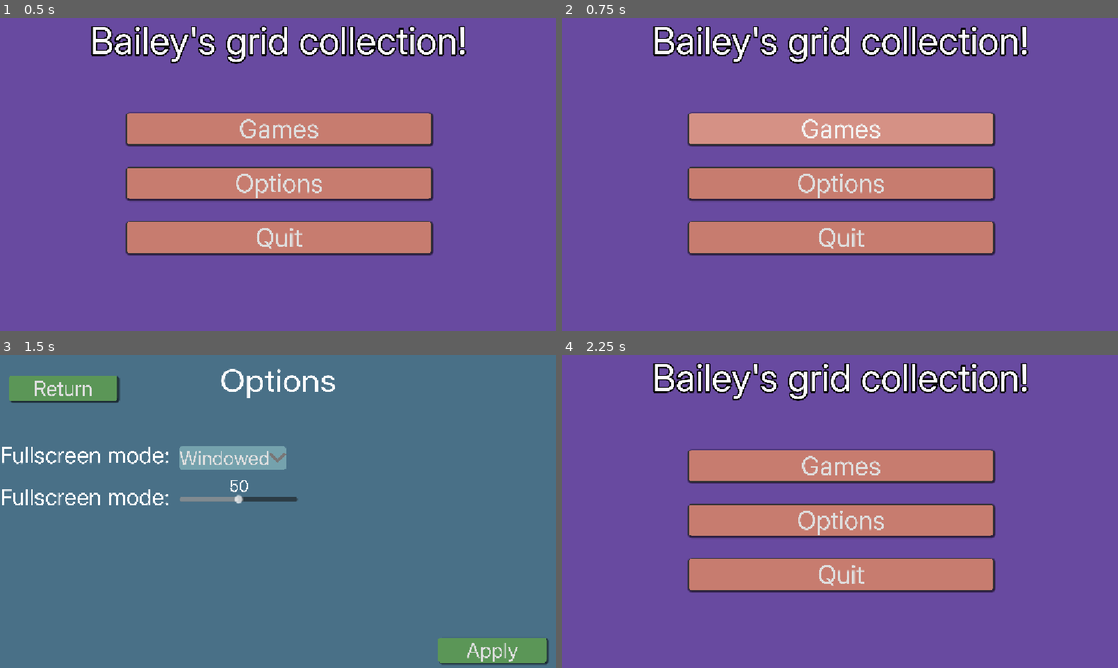
Above: before the commit, frames 1-4 (two rows, left to right).
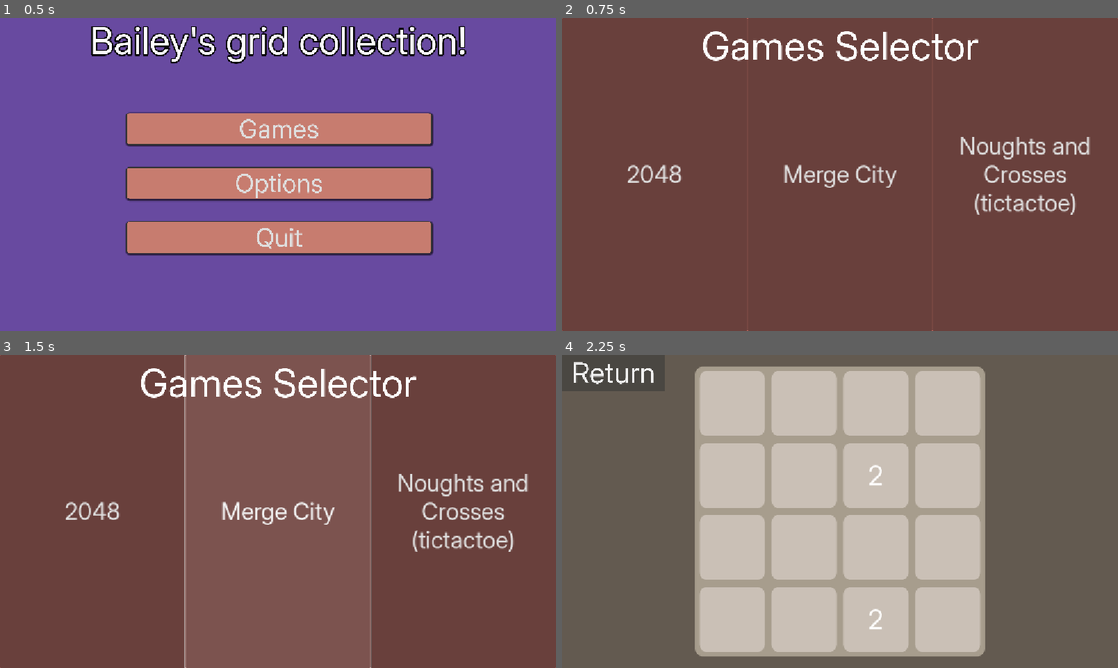
Above: after the commit, the same moments.

Repository: ItsbaileyX3525/baileys-grid-collection
Game: Godot game, scene res://Scenes/main_menu.tscn
The game is run twice, just before and just after one commit, with the same random seed, the same clock (stepped at 60 frames per second) and the same inputs.
Inputs (mouse positions are in pixels of both pictures, inside the frame that each line leads up to):
- Up to frame 1 (0.5 s): no input
- Up to frame 2 (0.75 s): click "Games" at 0.5 s
- Up to frame 3 (1.5 s): click (278, 520) at 1.25 s, where only the run before the commit has a clickable "Options"
- Up to frame 4 (2.25 s): click (623, 389) at 2 s, where only the run before the commit has a clickable "Return"

Frame 1 is identical in both runs. In frame 2, 100% of the frame differs, in the area x 0-100%, y 0-100%; in frame 3, 100%; in frame 4, 100%.

Commit message:
Add ability to switch merge items positions (and add 2 more merges)

Diff:
--- a/Scenes/Games/merge_city.tscn
+++ b/Scenes/Games/merge_city.tscn
@@ -26,6 +26,27 @@
 corner_radius_bottom_right = 32
 corner_radius_bottom_left = 32
 
+[sub_resource type="StyleBoxFlat" id="StyleBoxFlat_3pc1y"]
+bg_color = Color(0.75686276, 0, 0, 1)
+corner_radius_top_left = 32
+corner_radius_top_right = 32
+corner_radius_bottom_right = 32
+corner_radius_bottom_left = 32
+
+[sub_resource type="StyleBoxFlat" id="StyleBoxFlat_401co"]
+bg_color = Color(0.75686276, 0, 0, 1)
+corner_radius_top_left = 32
+corner_radius_top_right = 32
+corner_radius_bottom_right = 32
+corner_radius_bottom_left = 32
+
+[sub_resource type="StyleBoxFlat" id="StyleBoxFlat_n1wdb"]
+bg_color = Color(0.6, 0.6, 0.6, 0)
+corner_radius_top_left = 32
+corner_radius_top_right = 32
+corner_radius_bottom_right = 32
+corner_radius_bottom_left = 32
+
 [node name="merge_city" type="Control"]
 layout_mode = 3
 anchors_preset = 15
@@ -968,11 +989,24 @@
 layout_mode = 2
 theme_override_constants/margin_left = 50
 
+[node name="Exit" type="Button" parent="Toolbar/HBoxContainer"]
+layout_mode = 2
+theme_override_font_sizes/font_size = 56
+text = "EXIT"
+
+[node name="MarginContainer2" type="MarginContainer" parent="Toolbar/HBoxContainer"]
+layout_mode = 2
+theme_override_constants/margin_left = 50
+
 [node name="Delete" type="Button" parent="Toolbar/HBoxContainer"]
 custom_minimum_size = Vector2(100, 0)
 layout_mode = 2
 theme_override_styles/normal = SubResource("StyleBoxFlat_80oq3")
+theme_override_styles/pressed = SubResource("StyleBoxFlat_3pc1y")
+theme_override_styles/hover = SubResource("StyleBoxFlat_401co")
+theme_override_styles/focus = SubResource("StyleBoxFlat_n1wdb")
 icon = ExtResource("3_5lsn7")
 expand_icon = true
 
+[connection signal="pressed" from="Toolbar/HBoxContainer/Exit" to="." method="_on_exit_pressed"]
 [connection signal="pressed" from="Toolbar/HBoxContainer/Delete" to="." method="_on_delete_pressed"]
--- a/Scenes/options.tscn
+++ b/Scenes/options.tscn
@@ -3,6 +3,33 @@
 [ext_resource type="Script" uid="uid://rno2m0jccfhc" path="res://Scripts/options.gd" id="1_4tmxy"]
 [ext_resource type="Theme" uid="uid://c4yyml5ejheaf" path="res://Assets/Themes/options.tres" id="1_prnvy"]
 [ext_resource type="AudioStream" uid="uid://qhqvxvx2oo56" path="res://Assets/OST/CRAZY NOISY BIZARRE TOWN.mp3" id="3_qyyw6"]
+
+[sub_resource type="Animation" id="Animation_qyyw6"]
+length = 0.001
+tracks/0/type = "value"
+tracks/0/imported = false
+tracks/0/enabled = true
+tracks/0/path = NodePath(".:position")
+tracks/0/interp = 1
+tracks/0/loop_wrap = true
+tracks/0/keys = {
+"times": PackedFloat32Array(0),
+"transitions": PackedFloat32Array(1),
+"update": 0,
+"values": [Vector2(415.99997, 612)]
+}
+tracks/1/type = "value"
+tracks/1/imported = false
+tracks/1/enabled = true
+tracks/1/path = NodePath(".:visible")
+tracks/1/interp = 1
+tracks/1/loop_wrap = true
+tracks/1/keys = {
+"times": PackedFloat32Array(0),
+"transitions": PackedFloat32Array(1),
+"update": 1,
+"values": [false]
+}
 
 [sub_resource type="Animation" id="Animation_prnvy"]
 resource_name = "play"
@@ -32,33 +59,6 @@
 "values": [true, false]
 }
 
-[sub_resource type="Animation" id="Animation_qyyw6"]
-length = 0.001
-tracks/0/type = "value"
-tracks/0/imported = false
-tracks/0/enabled = true
-tracks/0/path = NodePath(".:position")
-tracks/0/interp = 1
-tracks/0/loop_wrap = true
-tracks/0/keys = {
-"times": PackedFloat32Array(0),
-"transitions": PackedFloat32Array(1),
-"update": 0,
-"values": [Vector2(415.99997, 612)]
-}
-tracks/1/type = "value"
-tracks/1/imported = false
-tracks/1/enabled = true
-tracks/1/path = NodePath(".:visible")
-tracks/1/interp = 1
-tracks/1/loop_wrap = true
-tracks/1/keys = {
-"times": PackedFloat32Array(0),
-"transitions": PackedFloat32Array(1),
-"update": 1,
-"values": [false]
-}
-
 [sub_resource type="AnimationLibrary" id="AnimationLibrary_4tmxy"]
 _data = {
 &"RESET": SubResource("Animation_qyyw6"),
@@ -129,8 +129,8 @@
 layout_mode = 0
 offset_left = 415.99997
 offset_top = 612.0
-offset_right = 2206.0
-offset_bottom = 903.0
+offset_right = 2353.0
+offset_bottom = 940.0
 scale = Vector2(0.19495168, 0.19495168)
 theme = ExtResource("1_prnvy")
 text = "Settings Applied!"
--- a/Scripts/Games/merge_city.gd
+++ b/Scripts/Games/merge_city.gd
@@ -9,13 +9,17 @@
 	"burger" : preload("uid://l50p1x3khroq"),
 	"chicken" : preload("uid://dmoj2n6wk22mp"),
 	"gibiASMR" : preload("uid://cbsdbmua04fiq"),
-	"som" : preload("uid://br2kxpdue76xv")
+	"som" : preload("uid://br2kxpdue76xv"),
+	"elltommo" : preload("uid://cnhwuapu13gb7"),
+	"projector" : preload("uid://duexs1hykb3g8"),
 }
 
 var upgrade_path: Dictionary = { #Current item : item if upgraded
 	"burger" : "chicken",
 	"chicken" : "gibiASMR",
 	"gibiASMR" : "som",
+	"som" : "elltommo",
+	"elltommo" : "projector",
 }
 
 func handle_click(button: Button) -> void:
@@ -38,7 +42,11 @@
 			previous_selected.get_child(0).texture = null
 			currently_selected.get_child(0).set_meta("item", upgrade_path[curr_item])
 			currently_selected.get_child(0).texture = items[upgrade_path[curr_item]]
-
+		elif curr_item == "none": #Empty space, move it
+			previous_selected.get_child(0).texture = null
+			previous_selected.get_child(0).set_meta("item", "none")
+			currently_selected.get_child(0).texture = items[prev_item]
+			currently_selected.get_child(0).set_meta("item", prev_item)
 		on_click = 0
 		previous_selected = null
 		currently_selected = null
@@ -53,8 +61,9 @@
 		var grandchildren = e.get_children()
 		for i in grandchildren:
 			if i is Button:
-				print("button: ", i)
 				i.pressed.connect(func(): handle_click(i))
+				if i.get_child(0).texture == null:
+					i.get_child(0).set_meta("item", "none")
 
 func _on_delete_pressed() -> void:
 	if currently_selected:
@@ -62,3 +71,6 @@
 		currently_selected.get_child(0).set_meta("item", "none")
 		currently_selected = null
 		on_click = 0
+
+func _on_exit_pressed() -> void:
+	get_tree().change_scene_to_file("res://Scenes/games_selector.tscn")
--- a/Scripts/main_menu.gd
+++ b/Scripts/main_menu.gd
@@ -1,7 +1,7 @@
 extends Control
 
 func _on_start_pressed() -> void:
-	pass # Replace with function body.
+	get_tree().change_scene_to_file("res://Scenes/games_selector.tscn")
 
 func _on_options_pressed() -> void:
 	get_tree().change_scene_to_file("res://Scenes/options.tscn")
--- a/Scripts/options.gd
+++ b/Scripts/options.gd
@@ -3,10 +3,8 @@
 @onready var settings_applied_anim: AnimationPlayer = $SettingsApplied/AnimationPlayer
 @onready var vol: Label = $VBoxContainer/Volume/Vol
 
-
 func _on_save_pressed() -> void:
 	settings_applied_anim.play("play")
-
 
 func _on_option_button_item_selected(index: int) -> void:
 	match index:
@@ -16,7 +14,7 @@
 			DisplayServer.window_set_mode(DisplayServer.WINDOW_MODE_FULLSCREEN)
 		2:
 			DisplayServer.window_set_mode(DisplayServer.WINDOW_MODE_WINDOWED)
-
+			DisplayServer.window_set_flag(DisplayServer.WINDOW_FLAG_BORDERLESS, true)
 
 func _on_h_slider_value_changed(value: float) -> void:
 	var audio_bus = AudioServer.get_bus_index("Master")
Binary file added: Assets/Decals/merge/elltommo.png
Not shown, added: Assets/Decals/merge/elltommo.png.import
Binary file added: Assets/Decals/merge/projector.png
Not shown, added: Assets/Decals/merge/projector.png.import
Not shown: 1 places in Scenes/Games/merge_city.tscn that only renumber resources
